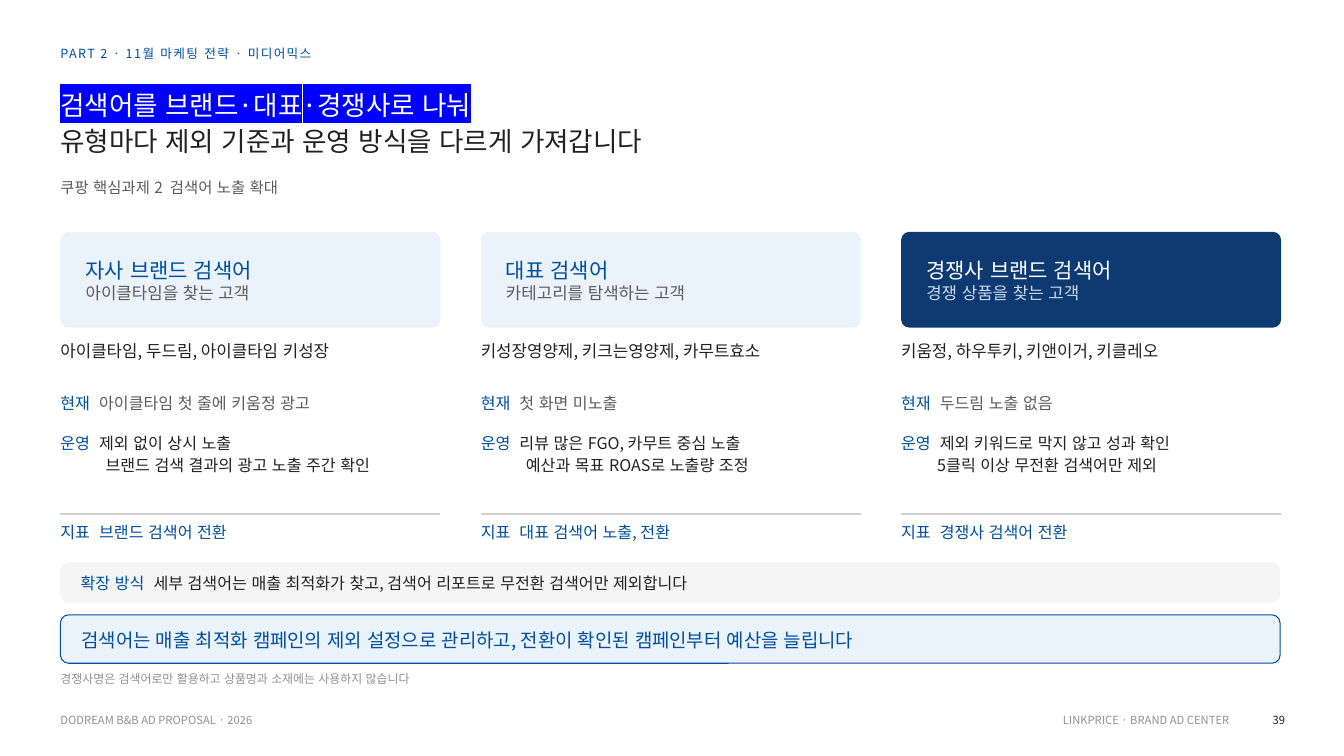
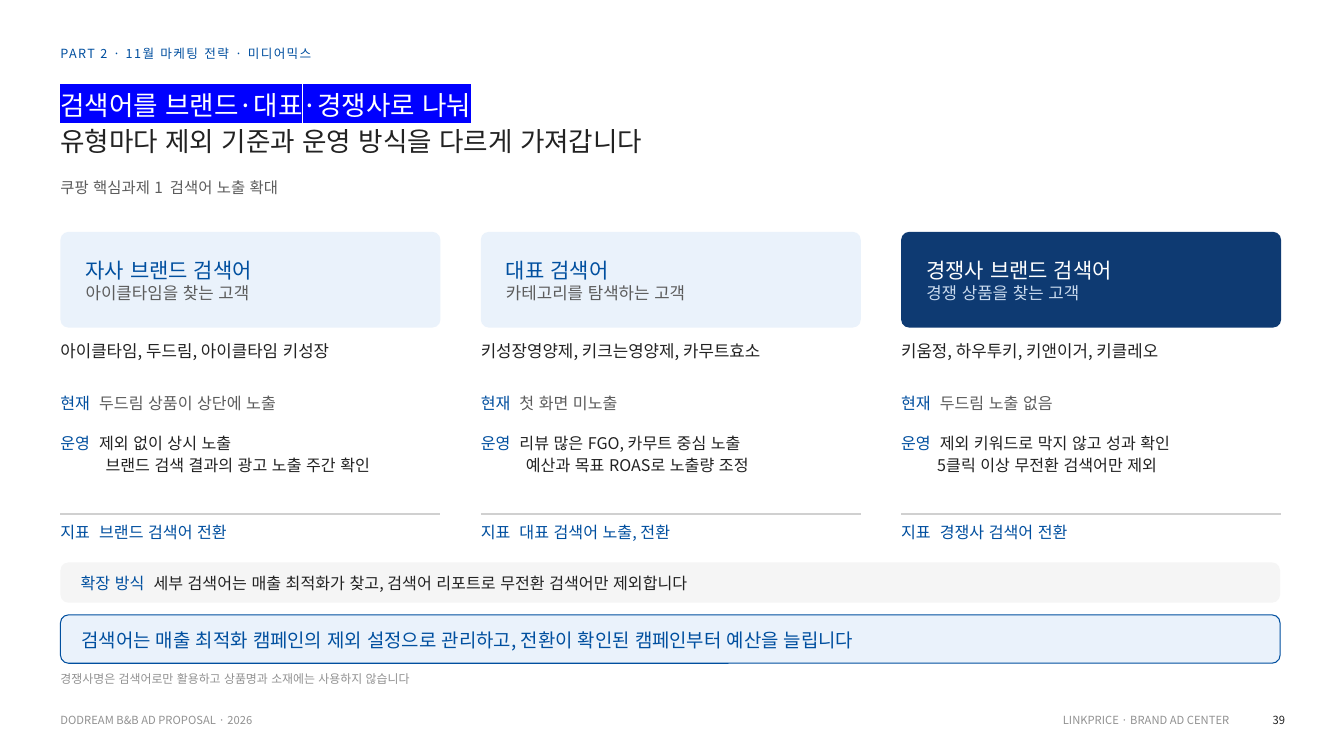
Before and after one commit to sonnet24/mypage, a slide deck: slide 4 of 쿠팡_오픈마켓_11월_261013_취합본.pptx. Drawn at 1344x756 pixels with LibreOffice and Linux fonts; fonts in the diff are those of the drawing. Boxes give left, top, right and bottom in pixels: in the first picture for what was removed or moved away, otherwise in the second. Text is boxed around its words. In the diff, an @@ line names an element or a change of style, - is before the commit and + after.

```diff
--- a/쿠팡_오픈마켓_11월_261013_취합본.pptx
+++ b/쿠팡_오픈마켓_11월_261013_취합본.pptx
@@ text at (60, 180, 278, 194): text changed @@
-쿠팡 핵심과제 2 검색어 노출 확대
+쿠팡 핵심과제 1 검색어 노출 확대
@@ text at (60, 395, 276, 411): text changed @@
-현재 아이클타임 첫 줄에 키움정 광고
+현재 두드림 상품이 상단에 노출
```
Also in this commit, not shown: 5 other slides changed.
